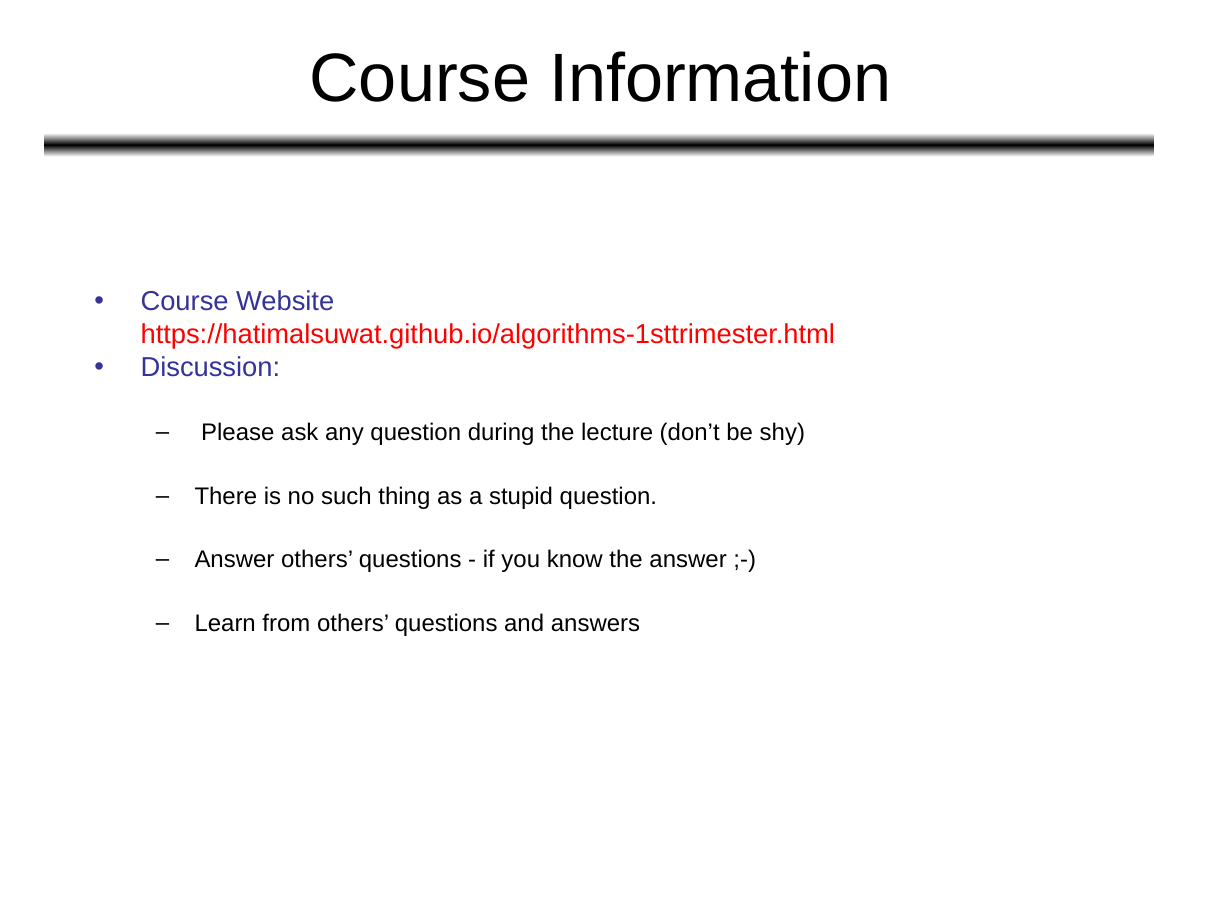
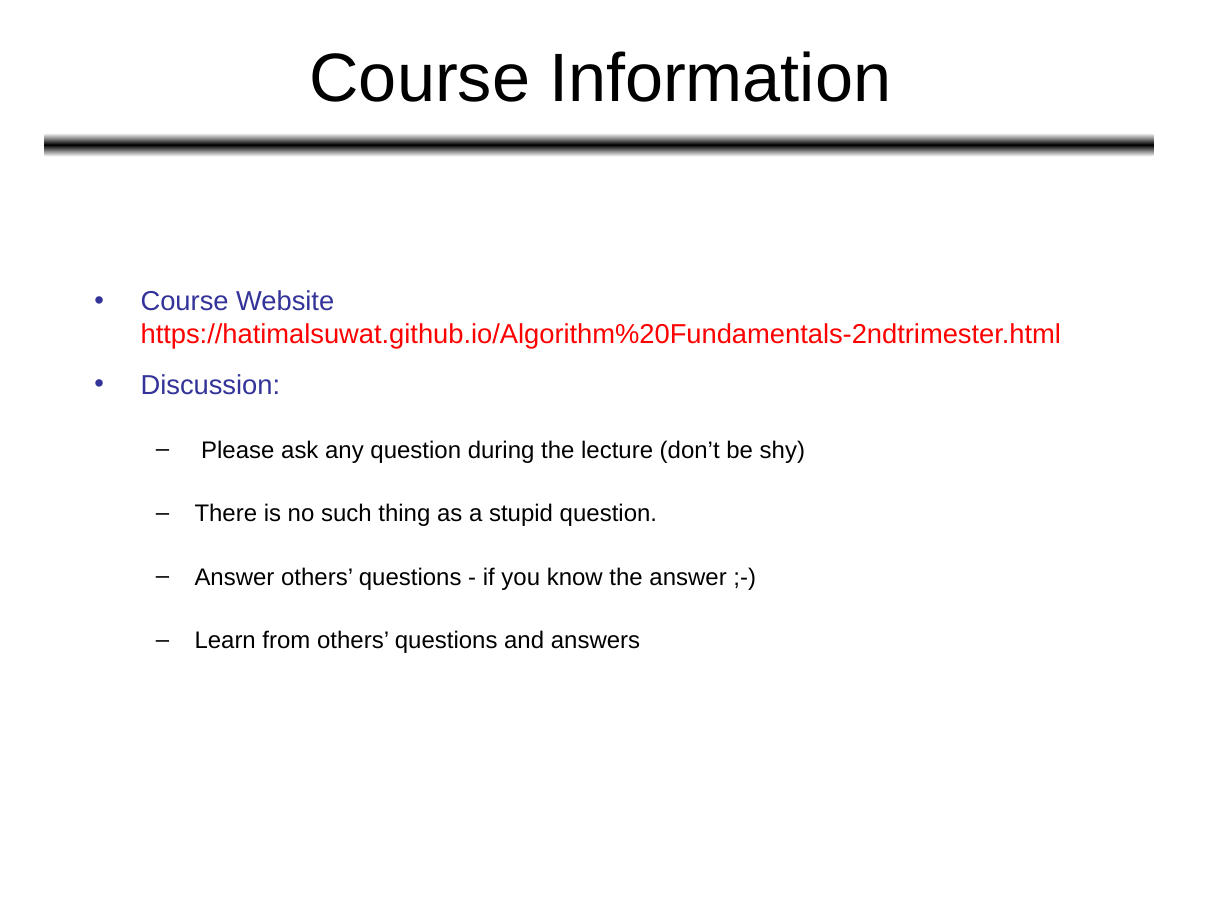
Before and after one commit to HatimAlsuwat/HatimAlsuwat.github.io, a slide deck: slide 3 of algorithms/Lecture 1.ppt. Drawn at 1232x924 pixels with LibreOffice and Linux fonts; fonts in the diff are those of the drawing. Boxes give left, top, right and bottom in pixels: in the first picture for what was removed or moved away, otherwise in the second. Text is boxed around its words. In the diff, an @@ line names an element or a change of style, - is before the commit and + after.

```diff
--- a/algorithms/Lecture 1.ppt
+++ b/algorithms/Lecture 1.ppt
@@ text at box(141, 290, 1061, 349): text changed @@
-• Course Website https://hatimalsuwat.github.io/algorithms-1sttrimester.html
+• Course Website https://hatimalsuwat.github.io/Algorithm%20Fundamentals-2ndtrimester.html
```
Also in this commit, not shown: 2 other slides changed, 1 other file.
